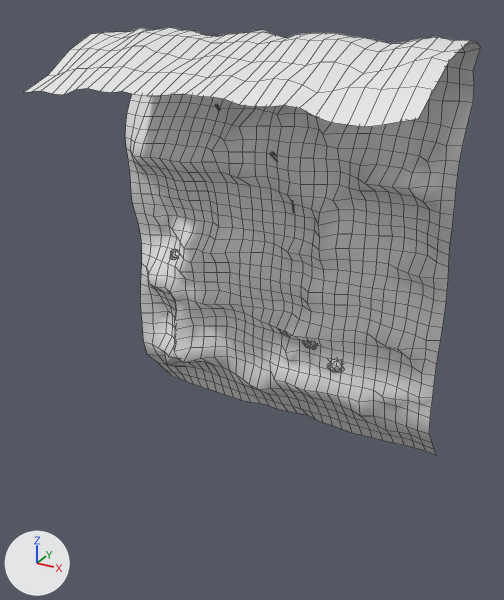
The FBX model Assets/ReSurvivor2/Blender/S7U_EarthBank_2m_C/S7U_EarthBank_2m_C.fbx, before and after one commit.
Rendered twice from a camera (50 mm lens) standing at (1.73, -3.61, 2.58) and looking at (0.02, -0.48, 1.01). Lighting does not change. The marker at lower left points along +X, +Y and +Z. The picture after the commit comes second. Mesh edges are drawn as thin lines. Materials are left out; every surface is plain grey. Where no turn or scale is listed for an object, it has been applied to the vertices.

The first picture shows 'S7U_EarthBank_2m_C'.
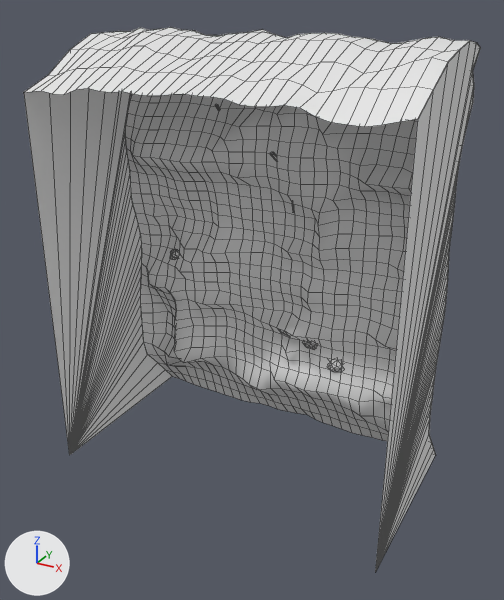
Boxes (x1, y1, x2, y2) around the edits, measured in the pictures (504 x 600 px):
```json
{"object": "S7U_EarthBank_2m_C", "change": "reshaped", "before": [23, 27, 481, 455], "after": [23, 27, 481, 572], "on screen": "27% taller"}
{"part": 1, "of": "me_s7u_earthbank_2m_c_mesh_001", "change": "added", "after": [24, 88, 172, 455]}
{"part": 2, "of": "me_s7u_earthbank_2m_c_mesh_001", "change": "added", "after": [375, 41, 480, 572]}
```

The change, as JSON lines over the scene's bpy script:
```json
{"block": "me_s7u_earthbank_2m_c_mesh_001", "where": "# used by ob_s7u_earthbank_2m_c; location = (0.0, 0.0, 0.0)"}
{"op": "remove", "block": "me_s7u_earthbank_2m_c_mesh_001", "code": "me_s7u_earthbank_2m_c_mesh_001.from_pydata(...)  # 1500 vertices, 1561 faces; spans x -1.0..1.0, y -1.01..0.18, z -0.07..2.41"}
{"op": "add", "block": "me_s7u_earthbank_2m_c_mesh_001", "code": "me_s7u_earthbank_2m_c_mesh_001.from_pydata(...)  # 1578 vertices, 1635 faces; spans x -1.0..1.0, y -1.01..0.18, z -0.07..2.41"}
{"block": "me_s7u_earthbank_2m_c_mesh_001", "change": "me_s7u_earthbank_2m_c_mesh_001 part 1: a new loose piece of 39 vertices spanning x -1.0, y -1.0..0.12, z -0.06..2.38"}
{"block": "me_s7u_earthbank_2m_c_mesh_001", "change": "me_s7u_earthbank_2m_c_mesh_001 part 2: a new loose piece of 39 vertices spanning x 1.0, y -1.0..0.1, z -0.06..2.39"}
```
